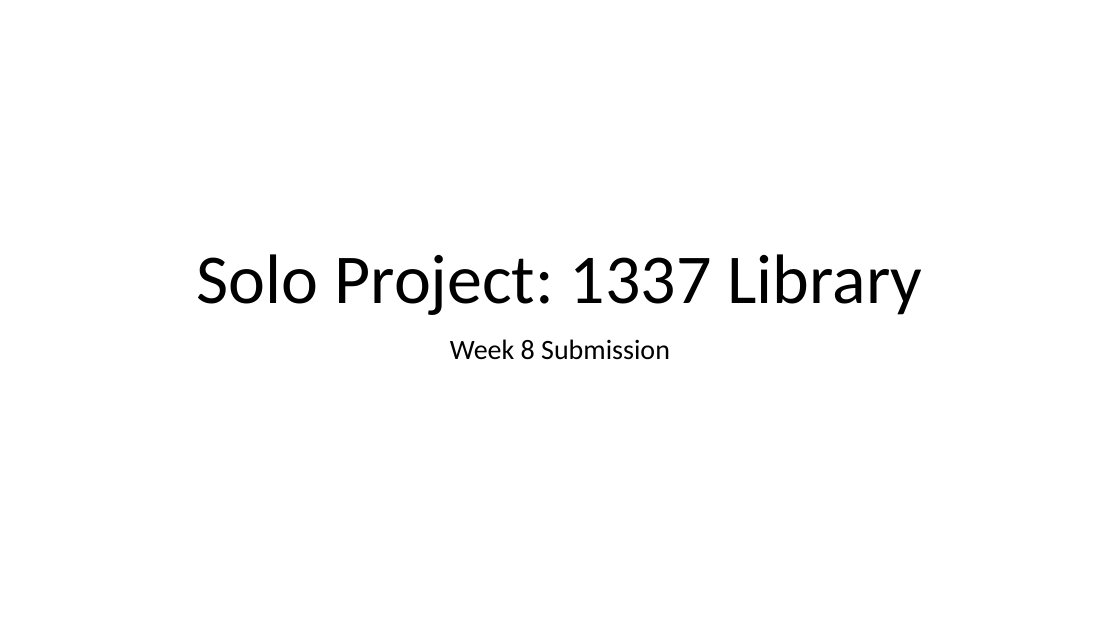
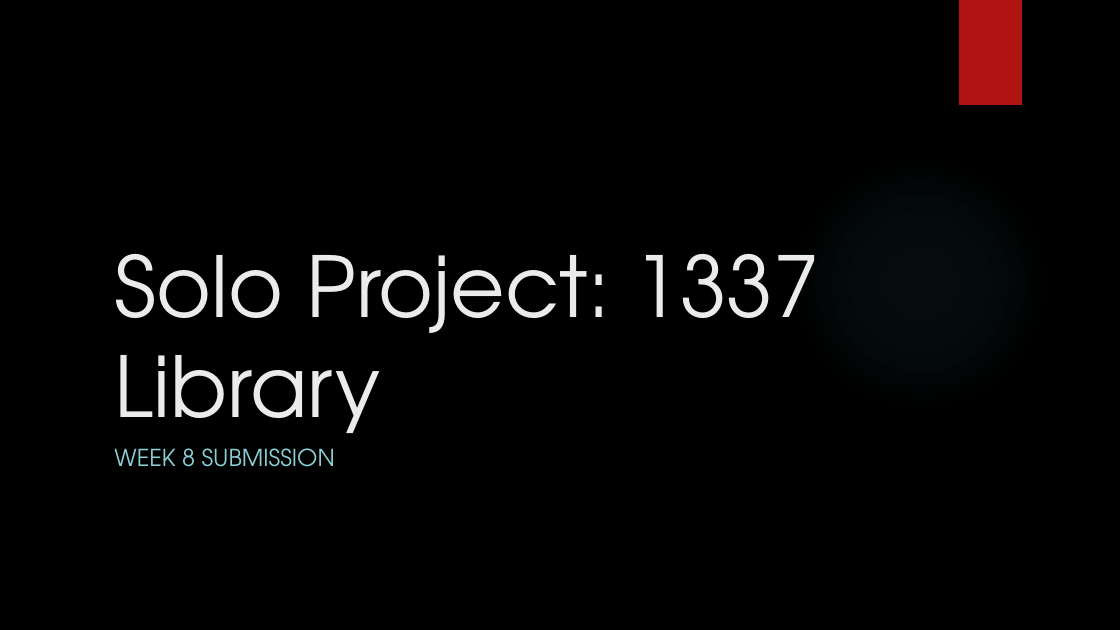
Before and after one commit to ChristopherBurns1996/1337Library, a slide deck: slide 1 of README Images/Solo Project Presentation.pptx. Drawn at 1120x630 pixels with LibreOffice and Linux fonts; fonts in the diff are those of the drawing; background and template pictures are left out. Boxes give left, top, right and bottom in pixels: in the first picture for what was removed or moved away, otherwise in the second. Text is boxed around its words. In the diff, an @@ line names an element or a change of style, - is before the commit and + after.

```diff
--- a/README Images/Solo Project Presentation.pptx
+++ b/README Images/Solo Project Presentation.pptx
@@ background #FFFFFF to picture (left out) @@
@@ rectangle added at <box>959,0,1022,105</box>, fill #B01513 @@
@@ title "Solo Project: 1337 Library": place and size @@
-title "Solo Project: 1337 Library" at <box>197,254,922,315</box>
+title "Solo Project: 1337 Library" at <box>114,254,820,456</box>
@@ title "Solo Project: 1337 Library" at <box>114,254,820,456</box>: size 60 to 72 pt, font Calibri to TeX Gyre Adventor, text colour #000000 to #EBEBEB; alignment centre to left; line spacing 0.9 to 1 @@
@@ ellipse added at <box>791,154,1049,413</box>, fill gradient #50B9C1 @@
@@ subtitle at <box>114,448,335,467</box>: text changed; size 24 to 20 pt; font Calibri to TeX Gyre Adventor; text colour #000000 to #8AD0D6 @@
-Week 8 Submission
+WEEK 8 SUBMISSION
```
Also in this commit, not shown: 7 other slides changed, 3 slides added, 1 slide removed.
